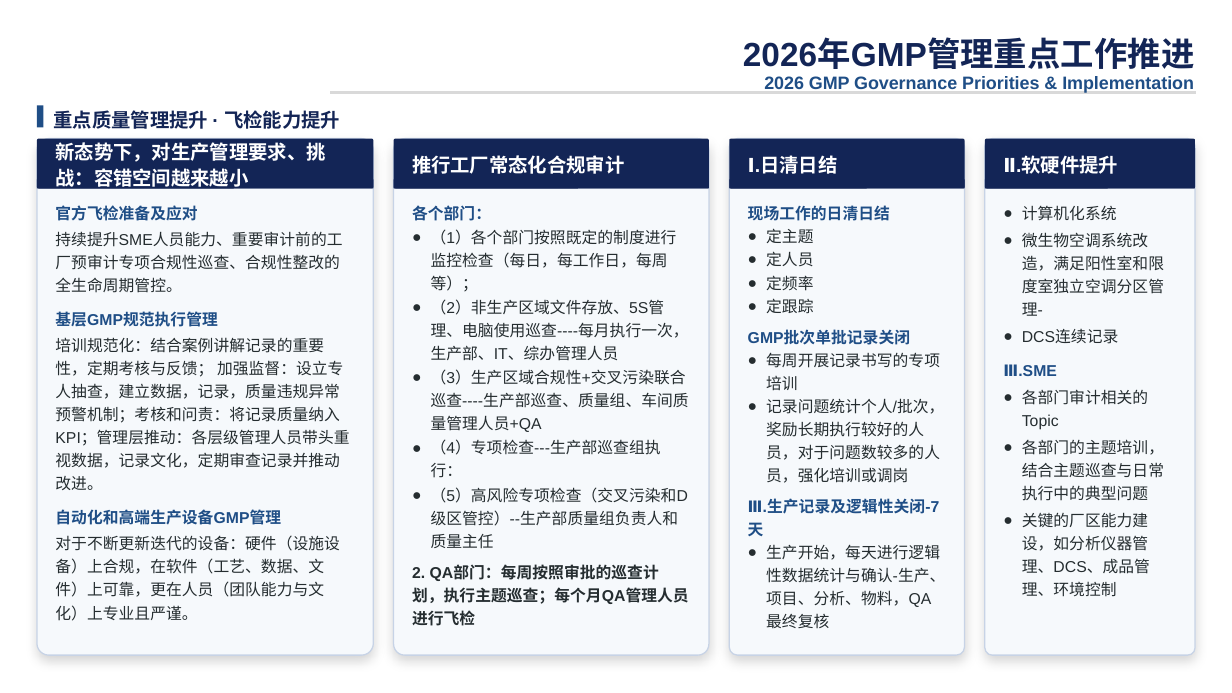
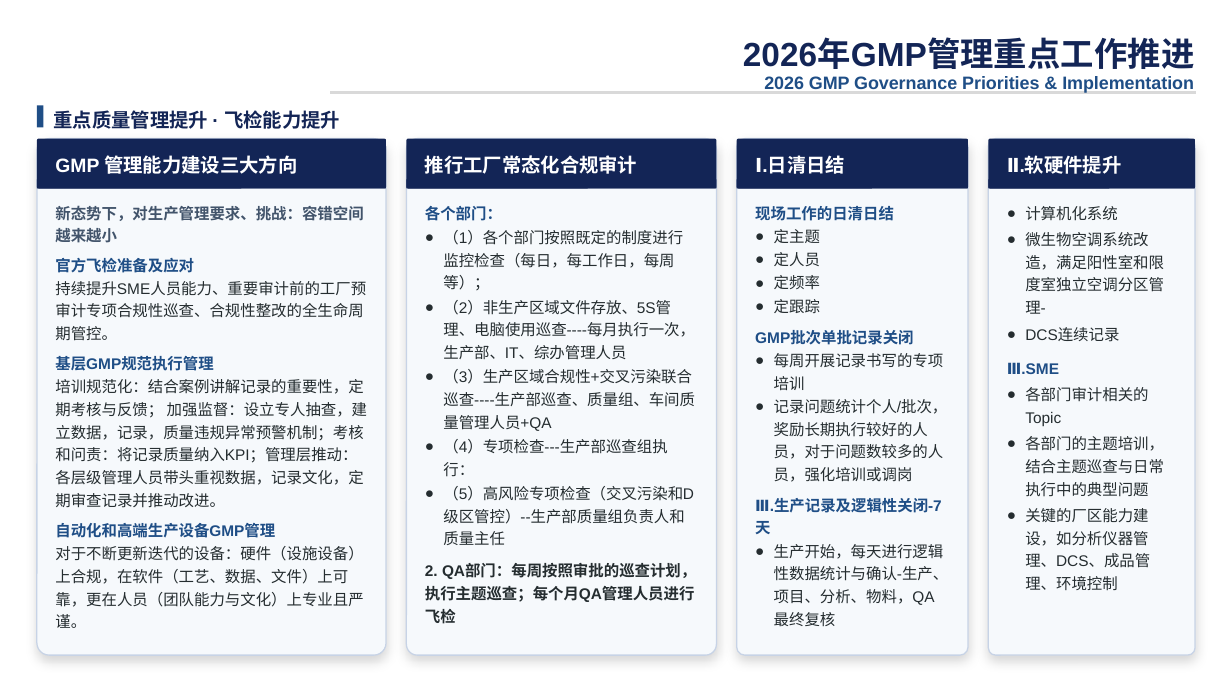
Before and after one commit to peterli0913/Report, a slide deck: slide 1 of GMP合规管理/2026年GMP管理重点工作推进.pptx. Drawn at 1232x693 pixels with LibreOffice and Linux fonts; fonts in the diff are those of the drawing; background and template pictures are left out. Boxes give left, top, right and bottom in pixels: in the first picture for what was removed or moved away, otherwise in the second. Text is boxed around its words. In the diff, an @@ line names an element or a change of style, - is before the commit and + after.

```diff
--- a/GMP合规管理/2026年GMP管理重点工作推进.pptx
+++ b/GMP合规管理/2026年GMP管理重点工作推进.pptx
@@ rounded rectangle: place and size @@
-rounded rectangle at <box>37,139,373,655</box>
+rounded rectangle at <box>37,139,386,655</box>
@@ rounded rectangle: place and size @@
-rounded rectangle at <box>37,139,373,190</box>
+rounded rectangle at <box>37,139,386,190</box>
@@ rounded rectangle: place and size @@
-rounded rectangle at <box>394,139,710,655</box>
+rounded rectangle at <box>407,139,717,655</box>
@@ rounded rectangle: place and size @@
-rounded rectangle at <box>394,139,710,190</box>
+rounded rectangle at <box>407,139,717,190</box>
@@ text "推行工厂常态化合规审计": place and size @@
-text "推行工厂常态化合规审计" at <box>412,155,624,174</box>
+text "推行工厂常态化合规审计" at <box>425,155,637,174</box>
@@ rounded rectangle: place and size @@
-rounded rectangle at <box>729,139,965,655</box>
+rounded rectangle at <box>737,139,968,655</box>
@@ rounded rectangle: place and size @@
-rounded rectangle at <box>729,139,965,190</box>
+rounded rectangle at <box>737,139,968,190</box>
@@ text "Ⅰ.日清日结": place and size @@
-text "Ⅰ.日清日结" at <box>748,155,837,174</box>
+text "Ⅰ.日清日结" at <box>755,155,845,174</box>
@@ rounded rectangle: place and size @@
-rounded rectangle at <box>984,139,1195,655</box>
+rounded rectangle at <box>988,139,1195,655</box>
@@ rounded rectangle: place and size @@
-rounded rectangle at <box>984,139,1195,190</box>
+rounded rectangle at <box>988,139,1195,190</box>
@@ text "Ⅱ.软硬件提升": place and size @@
-text "Ⅱ.软硬件提升" at <box>1003,155,1118,174</box>
+text "Ⅱ.软硬件提升" at <box>1007,155,1122,174</box>
@@ text at <box>55,155,297,174</box>: text changed @@
-新态势下，对生产管理要求、挑战：容错空间越来越小
+GMP 管理能力建设三大方向
@@ rectangle: place and size @@
-rectangle at <box>37,180,373,188</box>
+rectangle at <box>37,180,386,188</box>
@@ text at <box>55,205,363,243</box>: paragraph added @@
+新态势下，对生产管理要求、挑战：容错空间越来越小
@@ rectangle: place and size @@
-rectangle at <box>394,180,710,188</box>
+rectangle at <box>407,180,717,188</box>
@@ size 9.2 to 9.1 pt in 3 elements at <box>1007,206,1164,590</box>, <box>755,206,949,605</box>, <box>425,206,696,602</box> @@
@@ text "各个部门：": place and size @@
-text "各个部门：" at <box>412,205,689,604</box>
+text "各个部门：" at <box>425,206,696,602</box>
@@ rectangle: place and size @@
-rectangle at <box>729,180,965,188</box>
+rectangle at <box>737,180,968,188</box>
@@ text "现场工作的日清日结": place and size @@
-text "现场工作的日清日结" at <box>748,205,945,607</box>
+text "现场工作的日清日结" at <box>755,206,949,605</box>
@@ rectangle: place and size @@
-rectangle at <box>984,180,1195,188</box>
+rectangle at <box>988,180,1195,188</box>
@@ text at <box>55,258,367,628</box>: size 9.2 to 9.1 pt; more space between paragraphs; less space between paragraphs @@
```
Also in this commit, not shown: 1 other file.
